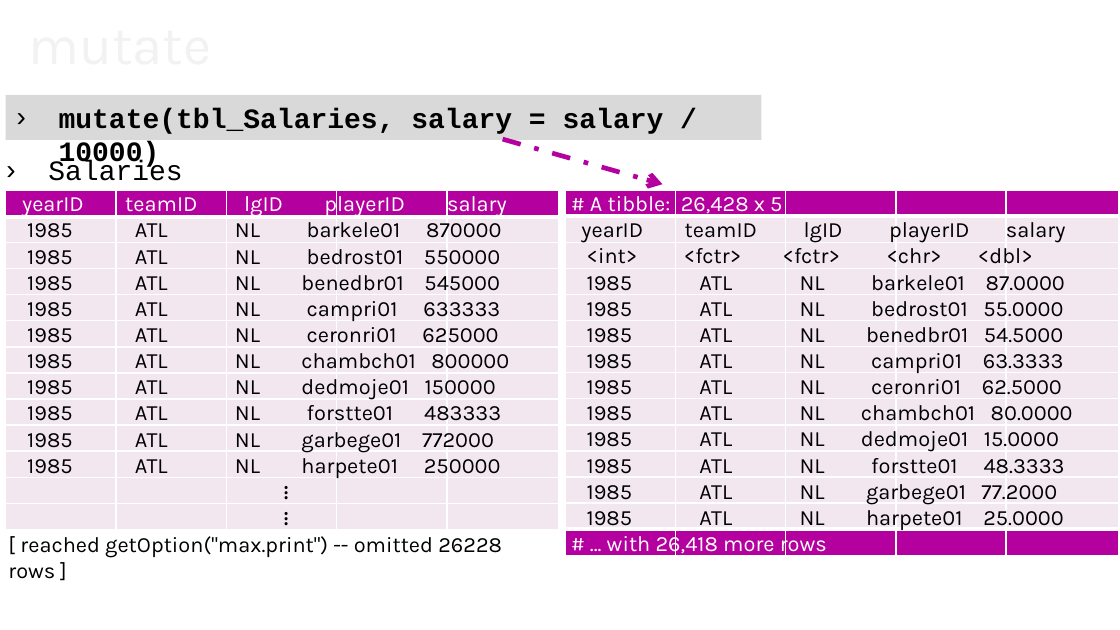
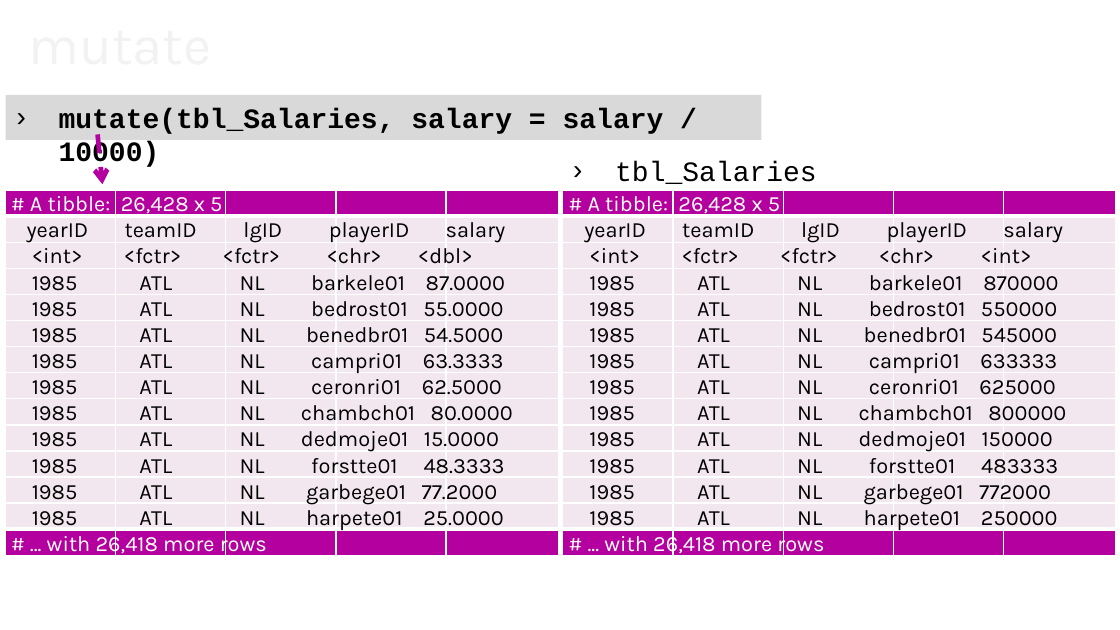
Before and after one commit to yinkaihsu/MSP-Lecture-R-Introduction, a slide deck: slide 9 of MSP_RIntoduction_IanHsu_20171025.pptx. Drawn at 1120x630 pixels with LibreOffice and Linux fonts; fonts in the diff are those of the drawing; background and template pictures are left out. Boxes give left, top, right and bottom in pixels: in the first picture for what was removed or moved away, otherwise in the second. Text is boxed around its words. In the diff, an @@ line names an element or a change of style, - is before the commit and + after.

```diff
--- a/MSP_RIntoduction_IanHsu_20171025.pptx
+++ b/MSP_RIntoduction_IanHsu_20171025.pptx
@@ arrow added from (97, 134) to (102, 185), #B4009E 3 pt dashed @@
@@ arrow removed from (503, 139) to (662, 185) @@
@@ text at (x1=615, y1=161, x2=817, y2=184): text changed @@
-› Salaries
+› tbl_Salaries
@@ text "# A tibble: 26,428 x ..." rewrapped from (x1=581, y1=196, x2=1073, y2=557) to (x1=27, y1=196, x2=513, y2=557) @@
@@ table moved from (x1=564, y1=190, x2=1116, y2=556) to (x1=4, y1=190, x2=556, y2=556) @@
@@ text "# A tibble: 26,428 x ..." moved from (x1=22, y1=191, x2=509, y2=478) to (x1=584, y1=196, x2=1066, y2=557) @@
@@ table at (x1=562, y1=190, x2=1113, y2=556) @@
+row 14:  |  |  |  | 
@@ table resized from (x1=6, y1=190, x2=557, y2=530) to (x1=562, y1=190, x2=1113, y2=556) @@
@@ text at (x1=588, y1=196, x2=780, y2=217): paragraph added @@
+# A tibble: 26,428 x 5
@@ text at (x1=584, y1=222, x2=1063, y2=243): text colour #FFFFFF to #000000 in "yearID teamID lgID playerID salary" @@
@@ text at (x1=589, y1=248, x2=1032, y2=264): paragraph added @@
+<int> <fctr> <fctr> <chr> <int>
@@ text removed at (x1=262, y1=474, x2=318, y2=507) @@
-…
@@ text removed at (x1=262, y1=501, x2=318, y2=534) @@
-…
@@ text removed at (x1=8, y1=536, x2=502, y2=579) @@
-[ reached getOption("max.print") -- omitted 26228 rows ]
@@ text at (x1=604, y1=531, x2=824, y2=557): paragraph added @@
+# ... with 26,418 more rows
```
Also in this commit, not shown: 7 other slides changed.
